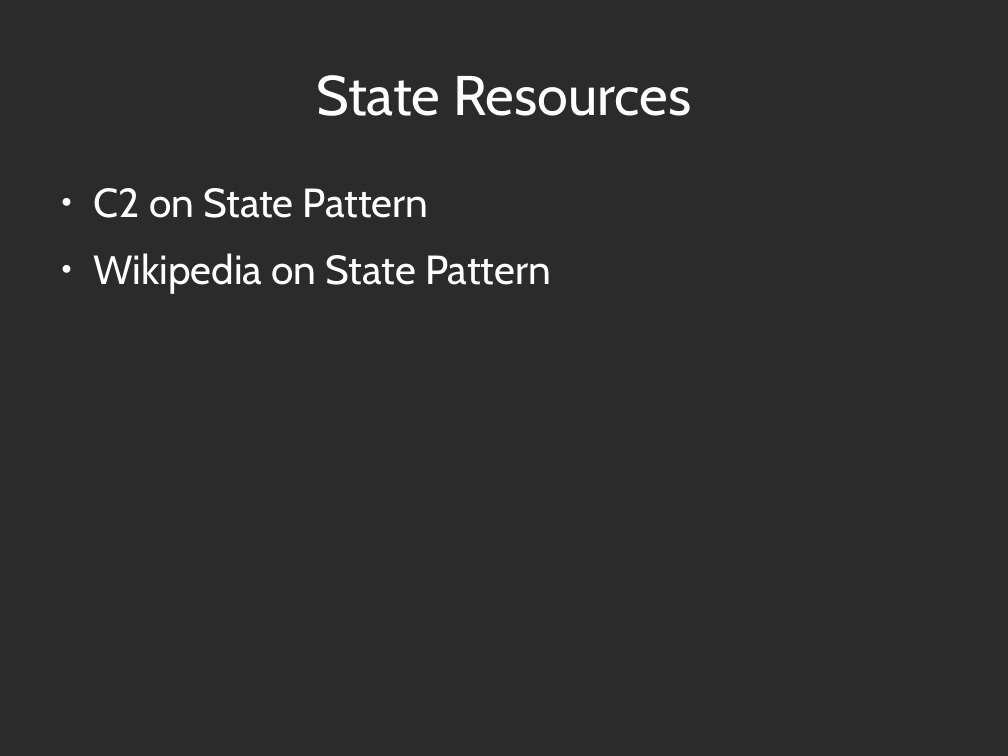
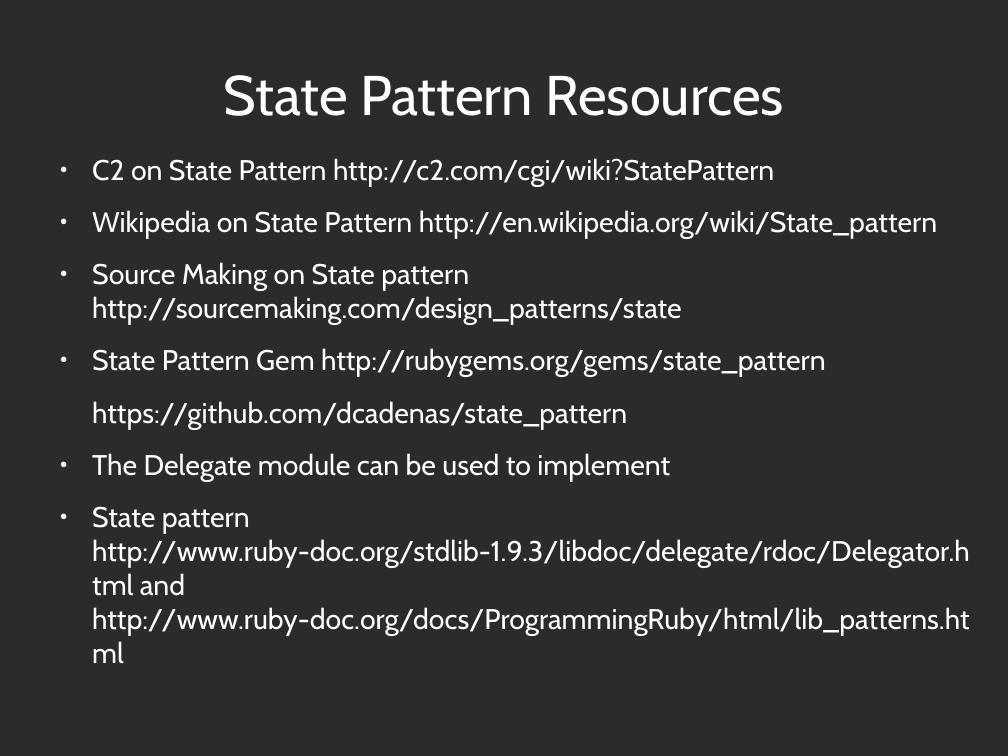
Before and after one commit to abramhindle/ruby-design-patterns, a slide deck: slide 19 of State-Pattern.odp (slide 18 before the commit). Drawn at 1008x756 pixels with LibreOffice and Linux fonts; fonts in the diff are those of the drawing; background and template pictures are left out; a plain dark background stands for a picture behind light text. Boxes give left, top, right and bottom in pixels: in the first picture for what was removed or moved away, otherwise in the second. Text is boxed around its words. In the diff, an @@ line names an element or a change of style, - is before the commit and + after.

Commit message:
State Pattern good enough

```diff
--- a/State-Pattern.odp
+++ b/State-Pattern.odp
@@ title at bbox=[224, 75, 784, 116]: text changed @@
-State Resources
+State Pattern Resources
@@ text added at bbox=[92, 158, 970, 636], 22.4 pt, text #FFFFFF @@
+● C2 on State Pattern http://c2.com/cgi/wiki?StatePattern
+● Wikipedia on State Pattern http://en.wikipedia.org/wiki/State_pattern
+● Source Making on State pattern http://sourcemaking.com/design_patterns/state
+● State Pattern Gem http://rubygems.org/gems/state_pattern
+https://github.com/dcadenas/state_pattern
+● The Delegate module can be used to implement
+● State pattern http://www.ruby-doc.org/stdlib-1.9.3/libdoc/delegate/rdoc/Delegator.html and http://www.ruby-doc.org/docs/ProgrammingRuby/html/lib_patterns.html
@@ text removed at bbox=[94, 188, 551, 293] @@
-● C2 on State Pattern
-● Wikipedia on State Pattern
```
Also in this commit, not shown: 7 other slides changed, 2 slides added, 1 slide removed.
